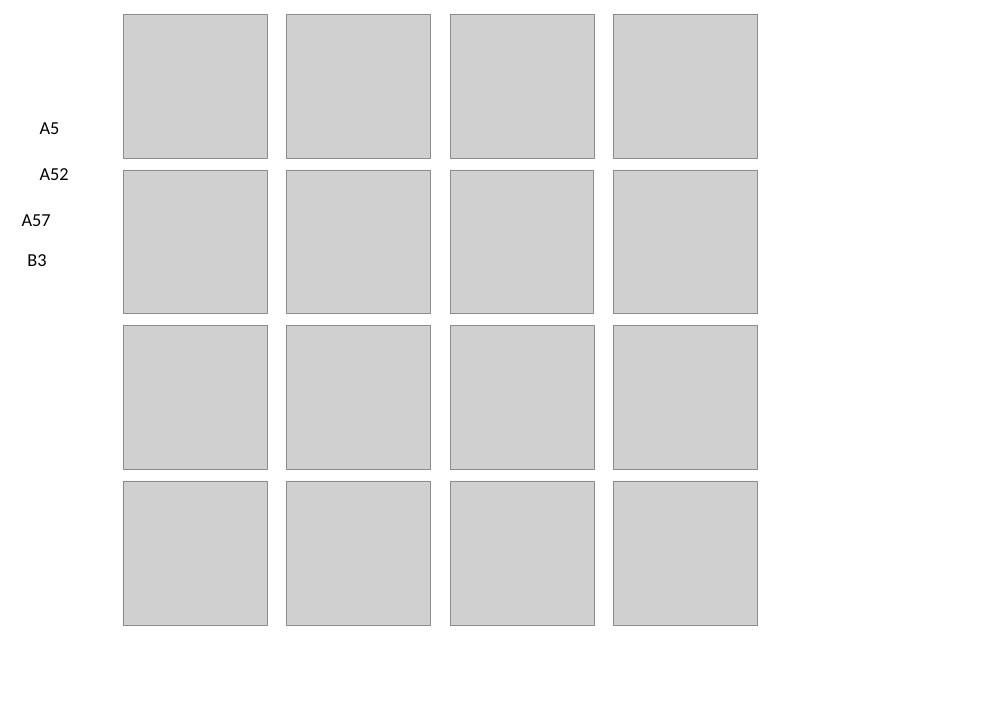
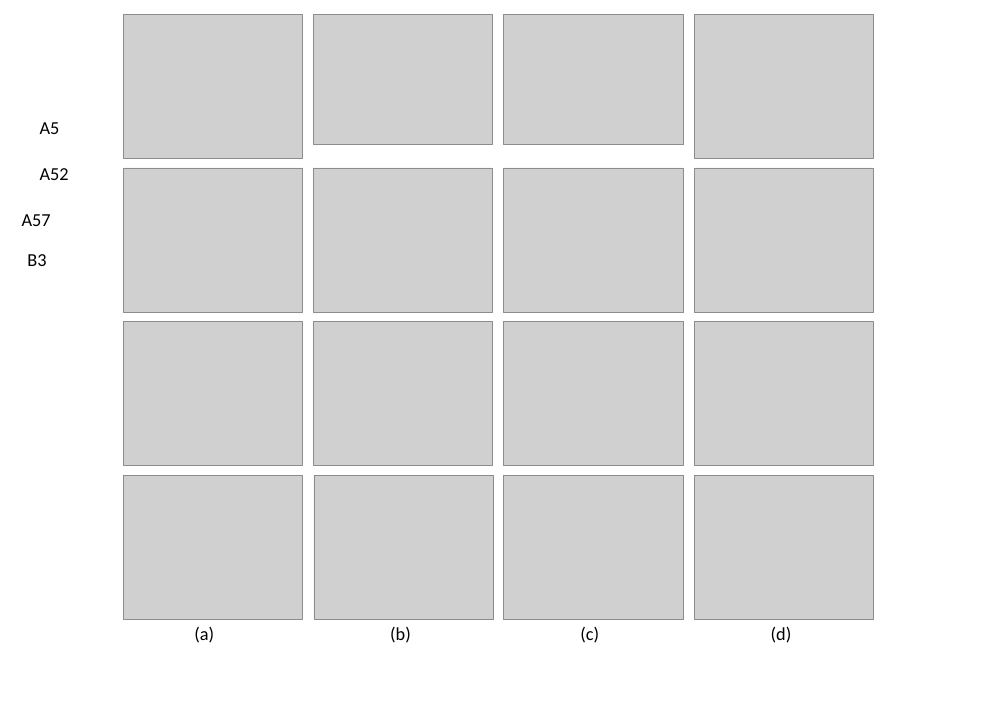
Before and after one commit to mboboUSTC/SCNN, a slide deck: slide 1 of paper/figures/FigGland/FigGland.pptx. Drawn at 1008x720 pixels with LibreOffice and Linux fonts; fonts in the diff are those of the drawing; grey boxes stand for pictures. Boxes give left, top, right and bottom in pixels: in the first picture for what was removed or moved away, otherwise in the second. Text is boxed around its words. In the diff, an @@ line names an element or a change of style, - is before the commit and + after.

```diff
--- a/paper/figures/FigGland/FigGland.pptx
+++ b/paper/figures/FigGland/FigGland.pptx
@@ picture: place and size @@
-picture at (123,15,267,159)
+picture at (123,15,302,159)
@@ picture: place and size @@
-picture at (123,170,267,314)
+picture at (314,15,493,144)
@@ picture: place and size @@
-picture at (123,326,267,470)
+picture at (504,15,683,144)
@@ picture: place and size @@
-picture at (123,481,268,625)
+picture at (694,15,873,159)
@@ picture: place and size @@
-picture at (287,15,431,159)
+picture at (123,168,302,312)
@@ picture: place and size @@
-picture at (287,170,431,314)
+picture at (314,168,493,312)
@@ picture: place and size @@
-picture at (287,326,431,470)
+picture at (504,168,683,312)
@@ picture: place and size @@
-picture at (287,481,431,625)
+picture at (694,168,873,312)
@@ picture: place and size @@
-picture at (450,15,594,159)
+picture at (123,322,302,466)
@@ picture: place and size @@
-picture at (450,170,593,314)
+picture at (314,322,493,466)
@@ picture: place and size @@
-picture at (450,326,594,470)
+picture at (504,322,683,466)
@@ picture: place and size @@
-picture at (450,481,594,625)
+picture at (694,322,873,466)
@@ picture: place and size @@
-picture at (614,15,758,159)
+picture at (123,475,302,620)
@@ picture: place and size @@
-picture at (613,170,757,314)
+picture at (314,475,493,620)
@@ picture: place and size @@
-picture at (614,326,758,470)
+picture at (504,475,683,620)
@@ picture: place and size @@
-picture at (614,481,758,625)
+picture at (694,475,873,620)
@@ text added at (194,627,214,643), 18 pt, text #000000 @@
+(a)
@@ text added at (390,627,411,643), 18 pt, text #000000 @@
+(b)
@@ text added at (580,627,599,643), 18 pt, text #000000 @@
+(c)
@@ text added at (771,627,792,643), 18 pt, text #000000 @@
+(d)
```
Also in this commit, not shown: 20 other files.
